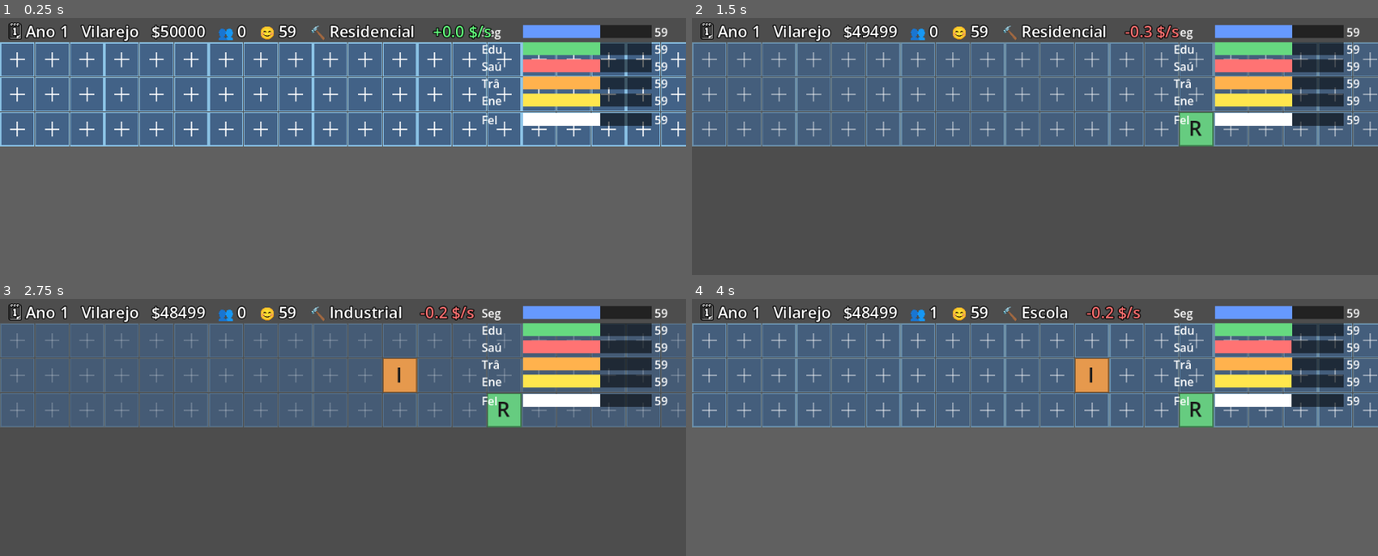
Above: before the commit, frames 1-4 (two rows, left to right).
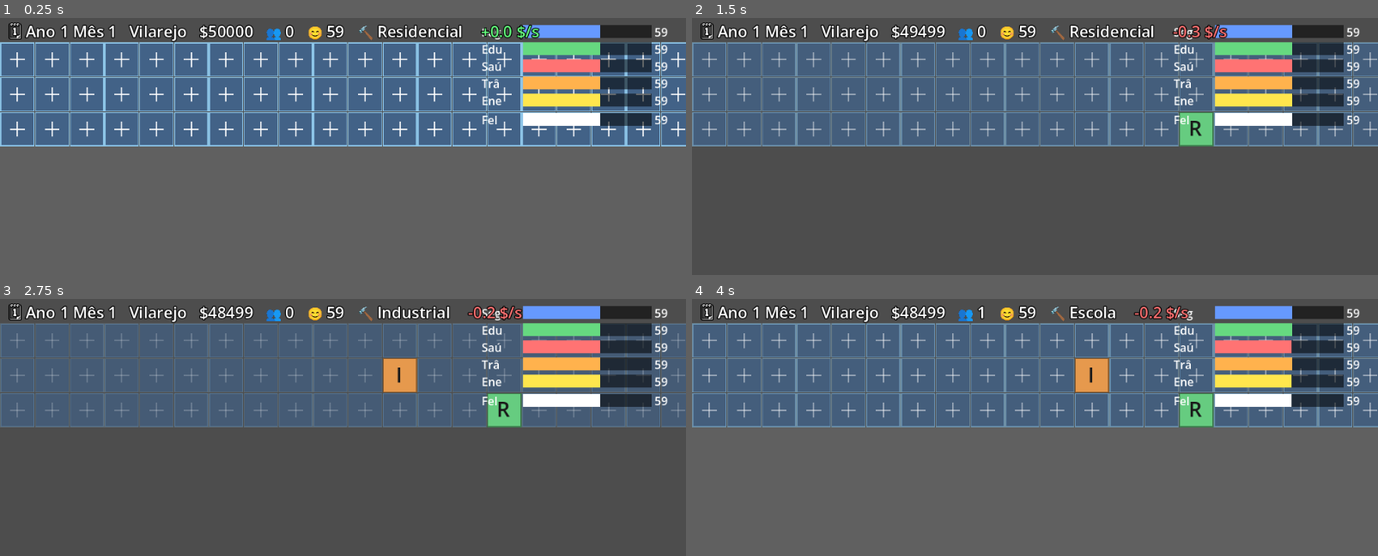
Above: after the commit, the same moments.

Repository: andrewsmedina/yourcity
Game: Godot game, scene res://scenes/main.tscn
Same seed, same stepped clock (60 frames per second), same inputs: the game is played once before the commit and once after it.
Inputs (mouse positions are in pixels of both pictures, inside the frame that each line leads up to):
- Up to frame 1 (0.25 s): no input
- Up to frame 2 (1.5 s): tap Enter at 0.5 s; move the mouse to (1185, 74) at 0.52 s; tap 1 at 0.6 s; click (1185, 74) at 0.67 s; tap Space at 0.77, 1.25 s; drag from (897, 89) to (1000, 107) at 1.27 s
- Up to frame 3 (2.75 s): move the mouse to (411, 334) at 2.02 s; tap 3 at 2.1 s; click (411, 334) at 2.17 s
- Up to frame 4 (4 s): drag from (1000, 388) to (829, 345) at 2.77 s; move the mouse to (1240, 381) at 3.52 s; tap 5 at 3.6 s; click (1240, 381) at 3.67 s; tap Space at 3.77 s

The runs differ from the first frame. In frame 1, 2.4% of the frame differs, in the area x 10-79%, y 2-10%; in frame 2, 2.4%; in frame 3, 2.3%; in frame 4, 2.2%.

Commit message:
Speed up the calendar and show month; make upkeep per-second
A year took 6 minutes, so it looked frozen. Decouple upkeep from the
calendar (ZONE_UPKEEP is now a per-second cost, economy unchanged) and set
MONTH=10s so a year is 2 minutes. Show "Ano N Mês M" in the HUD so time
visibly ticks.

Co-Authored-By: Claude Opus 4.8 (1M context) <noreply@anthropic.com>

Diff:
--- a/scripts/hud.gd
+++ b/scripts/hud.gd
@@ -24,8 +24,8 @@
 
 func _process(_delta: float) -> void:
 	var s := City.sim
-	_label.text = "🗓 Ano %d   %s   $%d   👥 %d   😊 %d   🔨 %s    " % [
-		s.year(), CitySim.PHASE_NAME[s.phase()],
+	_label.text = "🗓 Ano %d Mês %d   %s   $%d   👥 %d   😊 %d   🔨 %s    " % [
+		s.year(), s.month(), CitySim.PHASE_NAME[s.phase()],
 		int(s.money), int(s.population), int(s.happiness()),
 		CitySim.ZONE_NAME[City.selected_zone],
 	]
--- a/scripts/sim/city_sim.gd
+++ b/scripts/sim/city_sim.gd
@@ -78,13 +78,13 @@
 	Zone.POLICE: 1500.0, Zone.SCHOOL: 1500.0, Zone.HOSPITAL: 1500.0,
 	Zone.ROADS: 1200.0, Zone.POWER: 1800.0,
 }
-const ZONE_UPKEEP := {  # per in-game month
-	Zone.RESIDENTIAL: 10.0, Zone.COMMERCIAL: 20.0, Zone.INDUSTRIAL: 40.0,
-	Zone.POLICE: 80.0, Zone.SCHOOL: 80.0, Zone.HOSPITAL: 80.0,
-	Zone.ROADS: 60.0, Zone.POWER: 100.0,
-}
-const MONTH := 30.0  # seconds per in-game month
-const YEAR := MONTH * 12.0  # 1 in-game year
+const ZONE_UPKEEP := {  # cost per second (salaries/maintenance)
+	Zone.RESIDENTIAL: 0.33, Zone.COMMERCIAL: 0.67, Zone.INDUSTRIAL: 1.33,
+	Zone.POLICE: 2.67, Zone.SCHOOL: 2.67, Zone.HOSPITAL: 2.67,
+	Zone.ROADS: 2.0, Zone.POWER: 3.33,
+}
+const MONTH := 10.0  # seconds per in-game month (calendar only)
+const YEAR := MONTH * 12.0  # 120s per in-game year
 
 # Build grid: 30 columns x 3 rows. Starts with one row unlocked; the rest open
 # up as population grows.
@@ -376,7 +376,7 @@
 	for s in slots:
 		if s != null:
 			upkeep += ZONE_UPKEEP[s]
-	upkeep_per_sec = upkeep / MONTH
+	upkeep_per_sec = upkeep
 
 func _indicator_rate(ind: Indicator) -> float:
 	if ind == Indicator.ENERGY:
--- a/tests/run_tests.gd
+++ b/tests/run_tests.gd
@@ -83,10 +83,9 @@
 
 func _test_upkeep_charged_monthly() -> void:
 	var c := CitySim.new(10000.0)
-	c.population = 500.0  # unlock POLICE (Small Town)
 	c.build(CitySim.Zone.POLICE, 0)
-	_expect("upkeep is monthly upkeep / MONTH",
-		is_equal_approx(c.upkeep_per_sec, CitySim.ZONE_UPKEEP[CitySim.Zone.POLICE] / CitySim.MONTH))
+	_expect("upkeep is the per-second cost",
+		is_equal_approx(c.upkeep_per_sec, CitySim.ZONE_UPKEEP[CitySim.Zone.POLICE]))
 
 func _test_net_drives_money() -> void:
 	var c := CitySim.new(10000.0)
